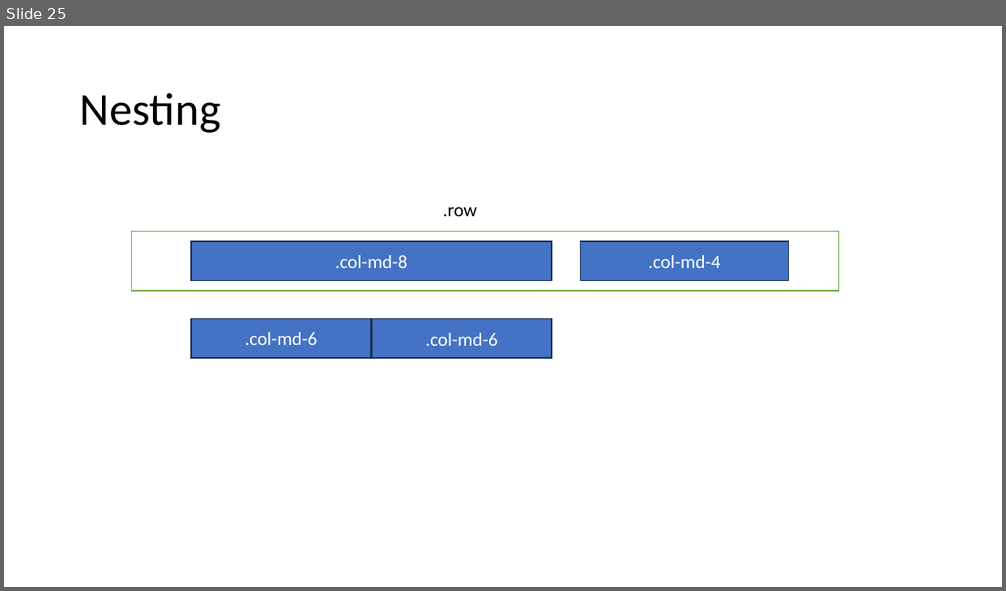
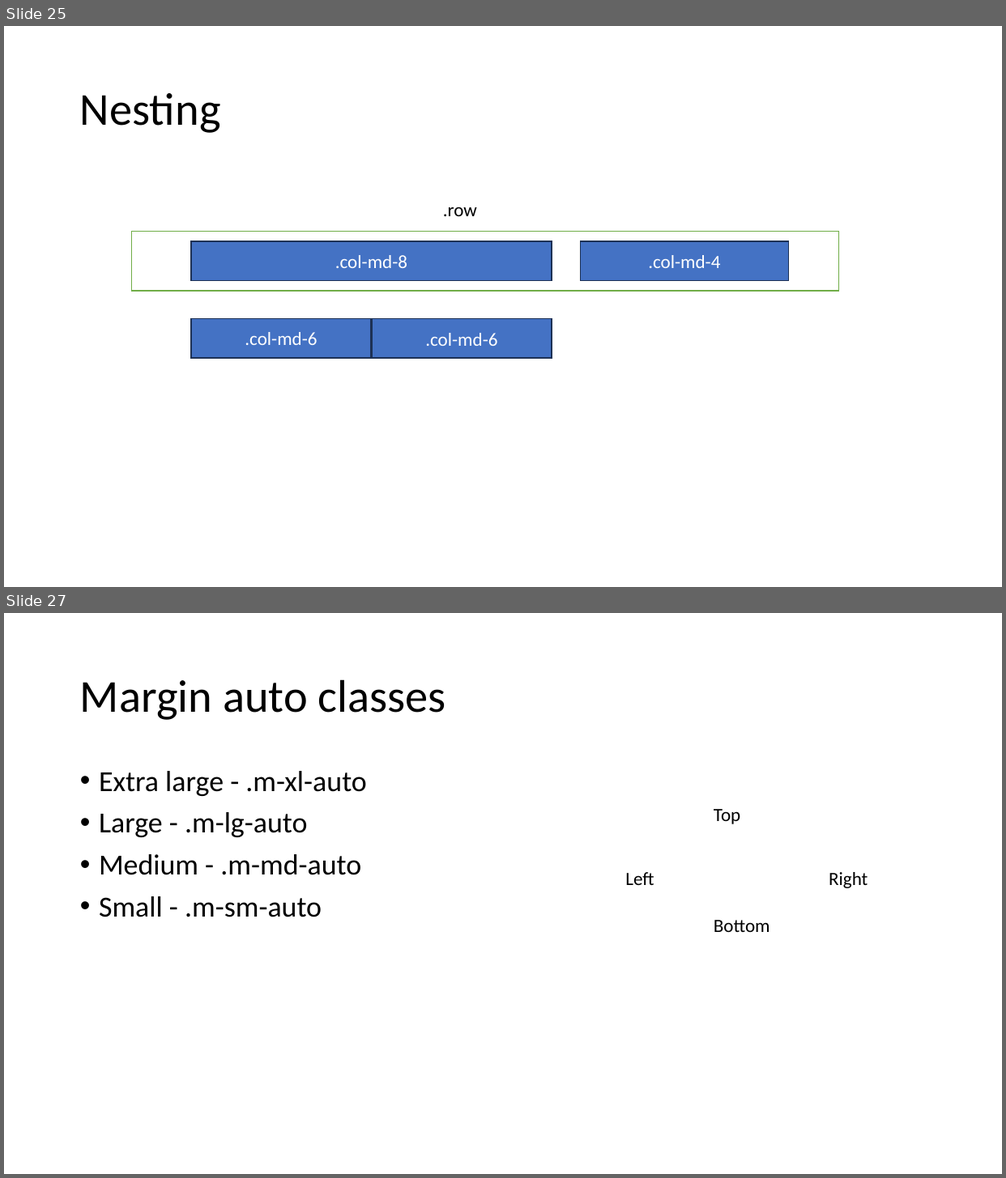
Before and after one commit to PiyushChaturvedii/Batch05, a slide deck: Bootstrap.pptx. Shown one above the other, each under a label of ours: slide 25 before the commit, slides 25 and 27 after it; the slides between them are not shown. The pictures are 1006x591 and 1006x1178 pixels, drawn with LibreOffice and Linux fonts; fonts in the diff are those of the drawing. Boxes give left, top, right and bottom in pixels: in the first picture for what was removed or moved away, otherwise in the second. Text is boxed around its words. In the diff, an @@ line names an element or a change of style, - is before the commit and + after.

```diff
--- a/Bootstrap.pptx
+++ b/Bootstrap.pptx
@@ slide 27 added at [4,613,1002,1174], background #FFFFFF @@
@@ title added at [80,679,446,720], 44 pt, text #000000 @@
+Margin auto classes
@@ text added at [99,771,366,918], 28 pt, text #000000 @@
+• Extra large - .m-xl-auto
+• Large - .m-lg-auto
+• Medium - .m-md-auto
+• Small - .m-sm-auto
@@ text added at [714,809,740,824], 18 pt, text #000000 @@
+Top
@@ text added at [625,872,654,885], 18 pt, text #000000 @@
+Left
@@ text added at [829,872,867,888], 18 pt, text #000000 @@
+Right
@@ text added at [714,920,770,932], 18 pt, text #000000 @@
+Bottom
```
Also in this commit, not shown: 5 other slides added, 1 slide removed, 31 other files.
